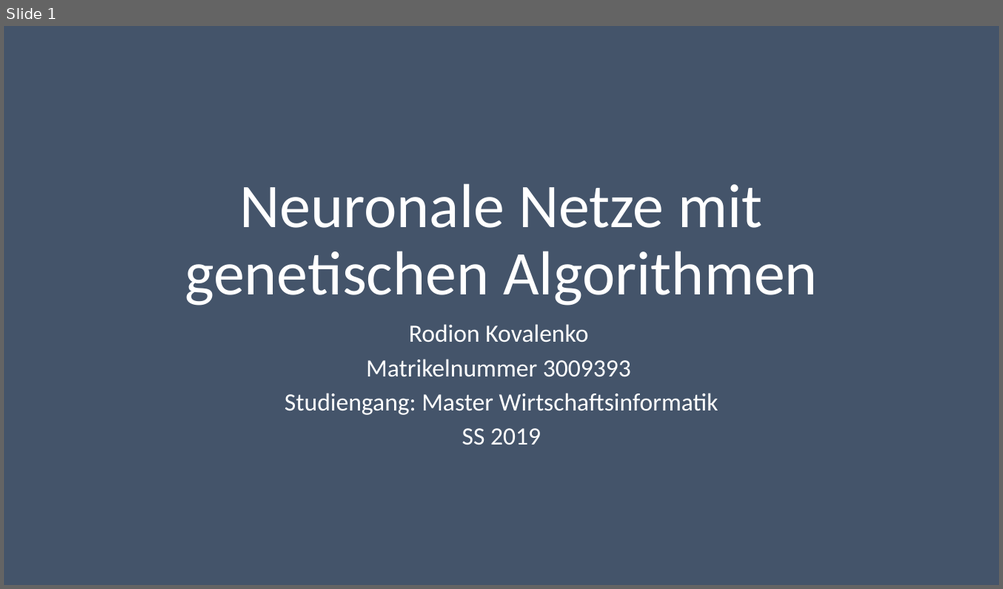
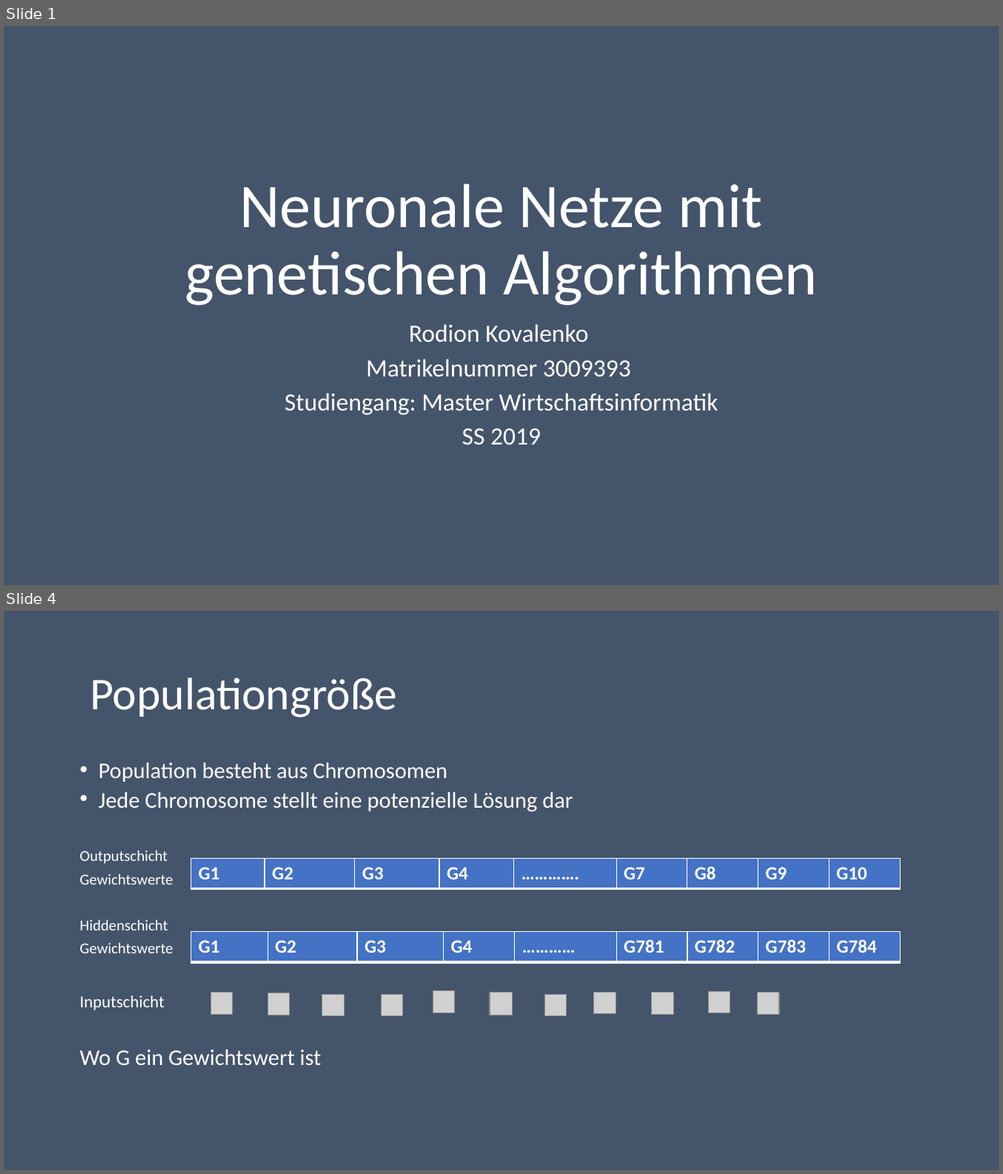
Before and after one commit to RodionKovalenko/gaFXGradle, a slide deck: gaFXGradle/AbgabeKovalenko/PrasentationKovalenko.pptx. Shown one above the other, each under a label of ours: slide 1 before the commit, slides 1 and 4 after it; the slides between them are not shown. The pictures are 1003x589 and 1003x1174 pixels, drawn with LibreOffice and Linux fonts; fonts in the diff are those of the drawing; grey boxes stand for pictures. Boxes give left, top, right and bottom in pixels: in the first picture for what was removed or moved away, otherwise in the second. Text is boxed around its words. In the diff, an @@ line names an element or a change of style, - is before the commit and + after.

```diff
--- a/gaFXGradle/AbgabeKovalenko/PrasentationKovalenko.pptx
+++ b/gaFXGradle/AbgabeKovalenko/PrasentationKovalenko.pptx
@@ slide 4 added at bbox=[4, 611, 999, 1170], background #44546A @@
@@ title added at bbox=[90, 678, 397, 718], 44 pt, text #FFFFFF @@
+Populationgröße
@@ text added at bbox=[79, 763, 572, 1065], 21.7 pt, text #FFFFFF @@
+• Population besteht aus Chromosomen
+• Jede Chromosome stellt eine potenzielle Lösung dar
+Outputschicht
+Gewichtswerte
+Hiddenschicht
+Gewichtswerte
+Inputschicht
+Wo G ein Gewichtswert ist
@@ table added at bbox=[190, 859, 899, 889], 1 rows, 9 columns @@
+G1 | G2 | G3 | G4 | …………. | G7 | G8 | G9 | G10
@@ table added at bbox=[190, 932, 900, 963], 1 rows, 9 columns @@
+G1 | G2 | G3 | G4 | ………… | G781 | G782 | G783 | G784
@@ picture added at bbox=[210, 993, 233, 1014] @@
@@ picture added at bbox=[267, 994, 289, 1015] @@
@@ picture added at bbox=[322, 994, 344, 1016] @@
@@ picture added at bbox=[381, 994, 402, 1016] @@
@@ picture added at bbox=[433, 991, 455, 1013] @@
@@ picture added at bbox=[489, 992, 513, 1015] @@
@@ picture added at bbox=[544, 994, 566, 1016] @@
@@ picture added at bbox=[595, 992, 616, 1014] @@
@@ picture added at bbox=[652, 993, 673, 1014] @@
@@ picture added at bbox=[708, 991, 730, 1013] @@
@@ picture added at bbox=[757, 993, 780, 1014] @@
```
Also in this commit, not shown: 3 slides changed, 3 other slides added, 1 slide removed, 31 other files.
